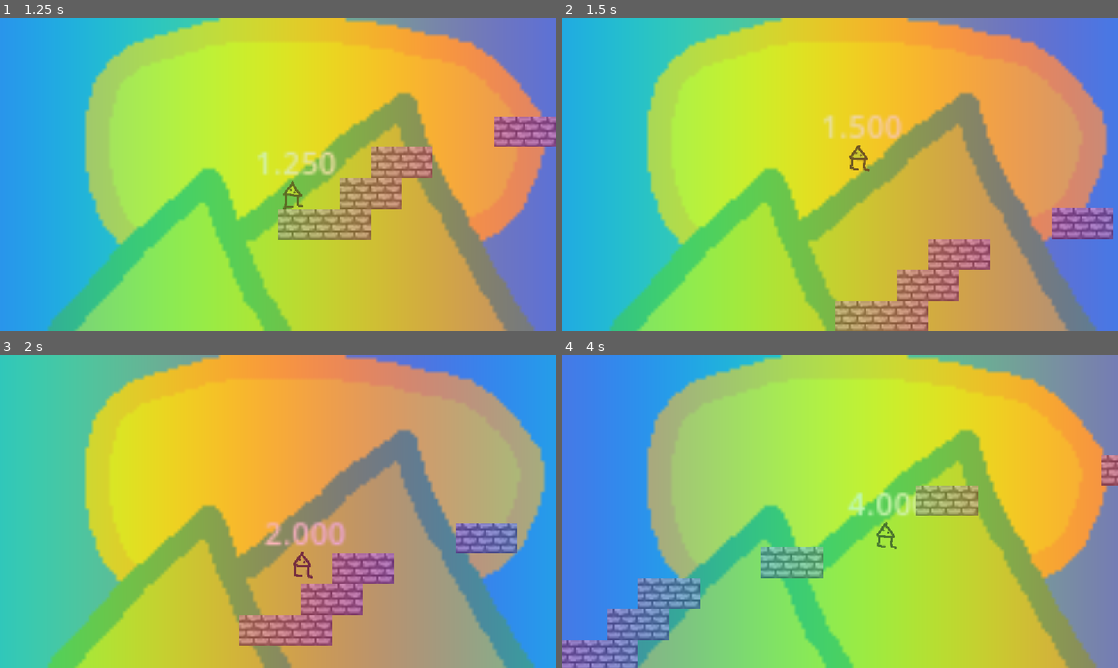
Above: before the commit, frames 1-4 (two rows, left to right).
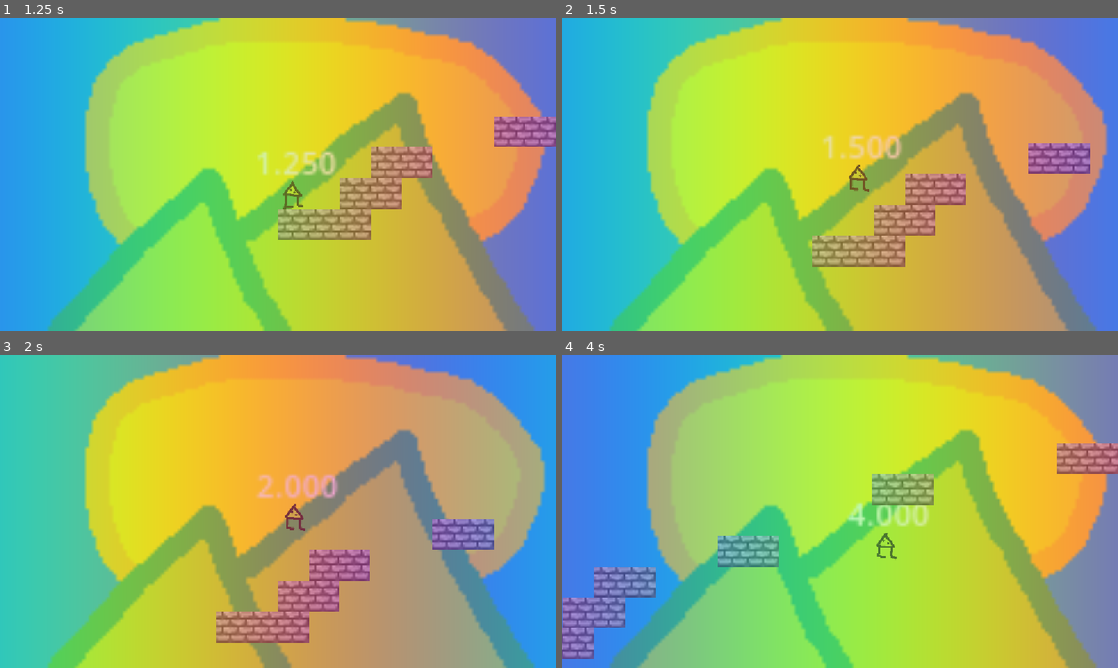
Above: after the commit, the same moments.

Repository: banana-piecake/gorbformer
Game: Godot game, scene res://node.tscn
The game is run twice, just before and just after one commit, with the same random seed, the same clock (stepped at 60 frames per second) and the same inputs.
Inputs:
- Up to frame 1 (1.25 s): hold D (right) from 0.53 s (still down); hold Shift (slow) from 0.53 s (still down); tap W (jump) at 0.77, 0.8, 1.07 s
- Up to frame 2 (1.5 s): keep holding D (right); release Shift (slow) at 1.28 s; tap W (jump) at 1.35 s
- Up to frame 3 (2 s): keep holding D (right); tap W (jump) at 1.52, 1.82 s; tap Shift (slow) at 1.55 s
- Up to frame 4 (4 s): release D (right) at 2.03 s; hold A (left) 2.03-2.78 s; hold Shift (slow) 2.03-2.78 s; tap W (jump) at 2.3, 3.02, 3.32 s; hold D (right) from 2.78 s (still down); tap Shift (slow) at 2.85 s; hold W (jump) from 3.53 s (still down)

Frame 1 is identical in both runs. In frame 2, 11% of the frame differs, in the area x 45-100%, y 30-100%; in frame 3, 7.4%; in frame 4, 11%.

Commit message:
finished off directional airdash logic

Diff:
--- a/gorbformer/player.gd
+++ b/gorbformer/player.gd
@@ -39,9 +39,15 @@
 	if Input.is_action_pressed("slow"):
 		velocity.x = 0
 		velocity.y = 0
+	if Input.is_action_just_released("slow") and Input.is_action_pressed("right") and air_dash == 1:
+		velocity.x = 270
+	if Input.is_action_just_released("slow") and Input.is_action_pressed("left") and air_dash == 1:
+		velocity.x = -270
+	if Input.is_action_just_released("slow") and Input.is_action_pressed("jump") and air_dash == 1:
+		velocity.y = -270
+	if Input.is_action_just_released("slow") and Input.is_action_pressed("down") and air_dash == 1:
+		velocity.y = 270
 	if Input.is_action_just_released("slow") and air_dash == 1:
-		velocity.x = 0
-		velocity.y = -400
 		air_dash = 0
 	if Input.is_action_just_pressed("reset"):
 		get_tree().reload_current_scene()
--- a/gorbformer/project.godot
+++ b/gorbformer/project.godot
@@ -58,6 +58,12 @@
 "events": [Object(InputEventKey,"resource_local_to_scene":false,"resource_name":"","device":-1,"window_id":0,"alt_press …(195 unchanged characters)…
 ]
 }
+down={
+"deadzone": 0.2,
+"events": [Object(InputEventKey,"resource_local_to_scene":false,"resource_name":"","device":-1,"window_id":0,"alt_pressed":false,"shift_pressed":false,"ctrl_pressed":false,"meta_pressed":false,"pressed":false,"keycode":0,"physical_keycode":83,"key_label":0,"unicode":115,"location":0,"echo":false,"script":null)
+, Object(InputEventKey,"resource_local_to_scene":false,"resource_name":"","device":-1,"window_id":0,"alt_pressed":false,"shift_pressed":false,"ctrl_pressed":false,"meta_pressed":false,"pressed":false,"keycode":0,"physical_keycode":4194322,"key_label":0,"unicode":0,"location":0,"echo":false,"script":null)
+]
+}
 
 [physics]
 
